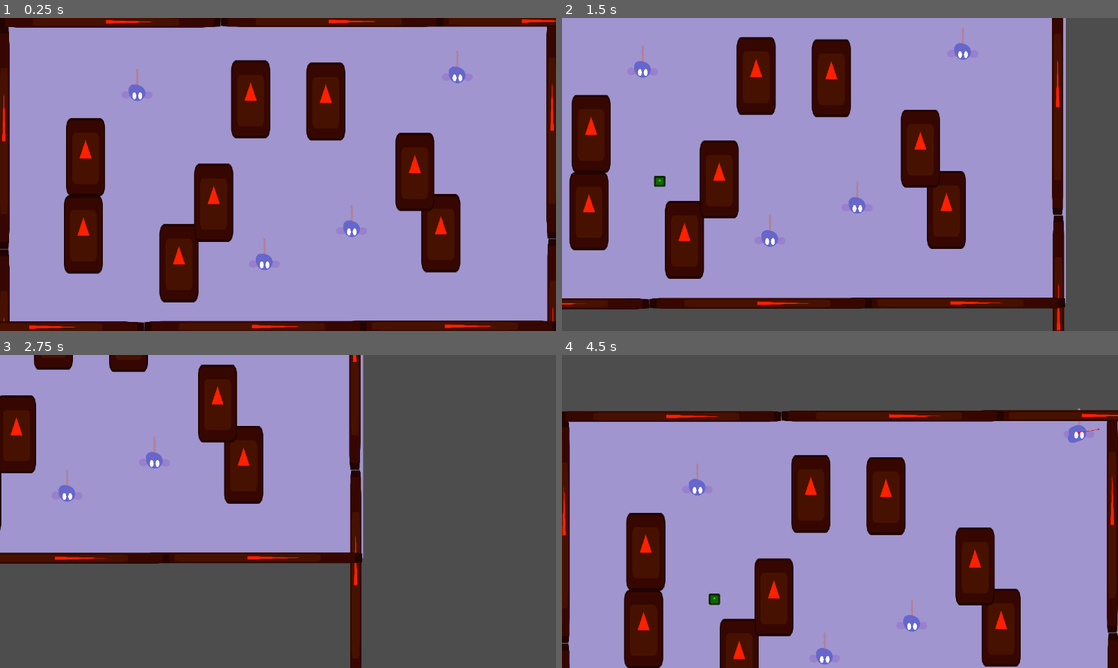
Above: before the commit, frames 1-4 (two rows, left to right).
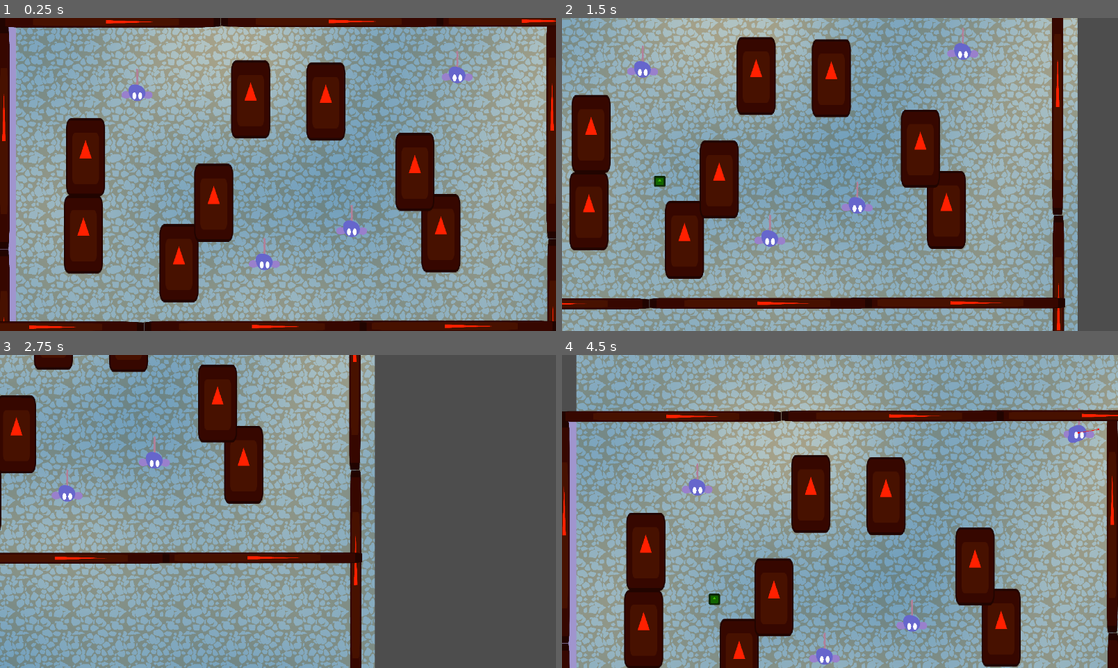
Above: after the commit, the same moments.

Repository: Sadathy/Wild-Jam-94
Game: Godot game, scene res://Scenes/Screens/tank.tscn
Two runs of this game, one before a commit and one after it. Both use one fixed random seed, a clock stepped at 60 frames per second and the inputs below. The engine's default icon, where the game draws it, is replaced by a stand-in: a white triangle on a blue panel in a dark square.
Inputs (mouse positions are in pixels of both pictures, inside the frame that each line leads up to):
- Up to frame 1 (0.25 s): no input
- Up to frame 2 (1.5 s): tap Enter at 0.5 s; move the mouse to (962, 158) at 0.52 s; hold D (right) 0.53-1.28 s; click (962, 158) at 0.67 s; move the mouse to (728, 190) at 1.27 s; hold Down (down) from 1.28 s (still down)
- Up to frame 3 (2.75 s): move the mouse to (333, 442) at 2.02 s; release Down (down) at 2.03 s; hold D (right) from 2.03 s (still down)
- Up to frame 4 (4.5 s): move the mouse to (812, 574) at 2.77 s; release D (right) at 2.78 s; hold W (up) 2.78-3.53 s; click (812, 574) at 2.92 s; move the mouse to (1006, 558) at 3.52 s; hold A (left) from 3.53 s (still down); move the mouse to (673, 464) at 4.27 s

The runs differ from the first frame. In frame 1, 72% of the frame differs, in the area x 2-100%, y 0-100%; in frame 2, 71%; in frame 3, 56%; in frame 4, 76%.

Commit message:
Added a temp basic background to the tank
It's not pretty yet, needs tweaking. The shader combines 2 different textures using a height map to decide which part is which colour.

Diff:
--- /dev/null
+++ b/game-jam-94/Resources/Shaders/tank_background.gdshader
@@ -0,0 +1,22 @@
+shader_type canvas_item;
+
+uniform float blend_amount : hint_range(0.0, 1.0, 0.1) = 0.2;
+uniform float height_map_scale : hint_range(0.0, 1.0, 0.1) = 0.2;
+uniform sampler2D texture1;
+uniform sampler2D texture2;
+uniform sampler2D heightmap : repeat_enable;
+uniform sampler2D noise_texture : repeat_enable;
+
+void fragment() {
+
+
+	float depth = texture(heightmap, UV / height_map_scale).r;
+	vec4 tex1 = texture(texture1, UV);
+	vec4 tex2 = texture(texture2, UV);
+	vec4 noise = texture(noise_texture, UV);
+
+float blend = step(blend_amount, depth);
+	vec4 blended_color = mix(tex2, tex1, blend);
+
+	COLOR = blended_color * noise;
+}
--- a/game-jam-94/Scenes/Entities/blob.tscn
+++ b/game-jam-94/Scenes/Entities/blob.tscn
@@ -14,8 +14,6 @@
 [sub_resource type="ShaderMaterial" id="ShaderMaterial_3sqwr"]
 shader = ExtResource("2_s6of7")
 shader_parameter/speed = 2.25200010697
-shader_parameter/cutoff = 0.15000000642648
-shader_parameter/smoothness = 0.0010000000475
 shader_parameter/fluid_cohesion = 16.198000531905002
 shader_parameter/number_of_blobs = 4
 shader_parameter/blob_velocity = Vector2(0, 0)
@@ -40,7 +38,6 @@
 region_rect = Rect2(-125, -125, 750, 750)
 
 [node name="Tentacle_Pivot" type="Node2D" parent="Blob_Base" unique_id=1416103212]
-rotation = -6.2831855
 
 [node name="Blob_Tentacle" parent="Blob_Base/Tentacle_Pivot" unique_id=1272147320 instance=ExtResource("4_6gmyd")]
 z_index = -1
--- /dev/null
+++ b/game-jam-94/Scenes/Screens/background.tscn
@@ -0,0 +1,57 @@
+[gd_scene format=3 uid="uid://c5j2v4wfyfaxc"]
+
+[ext_resource type="Shader" uid="uid://bl40n5o3eg81m" path="res://Resources/Shaders/tank_background.gdshader" id="1_yl2w0"]
+[ext_resource type="Texture2D" uid="uid://cafb4hets7cqw" path="res://Assets/Tank/Background/Height_Map.png" id="2_mjd34"]
+
+[sub_resource type="Gradient" id="Gradient_yl2w0"]
+colors = PackedColorArray(0.6343349, 0.8053628, 0.96077377, 1, 1, 1, 1, 1)
+
+[sub_resource type="FastNoiseLite" id="FastNoiseLite_mjd34"]
+noise_type = 3
+seed = 1
+frequency = 0.0051
+fractal_octaves = 4
+fractal_lacunarity = 1.0
+fractal_gain = 0.6
+
+[sub_resource type="NoiseTexture2D" id="NoiseTexture2D_6hu81"]
+noise = SubResource("FastNoiseLite_mjd34")
+color_ramp = SubResource("Gradient_yl2w0")
+
+[sub_resource type="Gradient" id="Gradient_kru5u"]
+offsets = PackedFloat32Array(0)
+colors = PackedColorArray(0.6509804, 0.63529414, 0.5411765, 1)
+
+[sub_resource type="GradientTexture1D" id="GradientTexture1D_i1xqt"]
+gradient = SubResource("Gradient_kru5u")
+
+[sub_resource type="Gradient" id="Gradient_i1xqt"]
+offsets = PackedFloat32Array(0)
+colors = PackedColorArray(0.69562364, 0.7668612, 0.76947427, 1)
+
+[sub_resource type="GradientTexture1D" id="GradientTexture1D_jvwvx"]
+gradient = SubResource("Gradient_i1xqt")
+
+[sub_resource type="ShaderMaterial" id="ShaderMaterial_e6n0k"]
+shader = ExtResource("1_yl2w0")
+shader_parameter/blend_amount = 1.0
+shader_parameter/height_map_scale = 0.10000000149012
+shader_parameter/texture1 = SubResource("GradientTexture1D_i1xqt")
+shader_parameter/texture2 = SubResource("GradientTexture1D_jvwvx")
+shader_parameter/heightmap = ExtResource("2_mjd34")
+shader_parameter/noise_texture = SubResource("NoiseTexture2D_6hu81")
+
+[sub_resource type="Gradient" id="Gradient_4rv1b"]
+
+[sub_resource type="GradientTexture2D" id="GradientTexture2D_w0bhj"]
+gradient = SubResource("Gradient_4rv1b")
+
+[node name="Background" type="Node2D" unique_id=906004517]
+
+[node name="TextureRect" type="TextureRect" parent="." unique_id=1056933484]
+material = SubResource("ShaderMaterial_e6n0k")
+offset_left = 2.0
+offset_top = 2.0
+offset_right = 66.0
+offset_bottom = 66.0
+texture = SubResource("GradientTexture2D_w0bhj")
--- a/game-jam-94/Scenes/Screens/tank.tscn
+++ b/game-jam-94/Scenes/Screens/tank.tscn
@@ -5,6 +5,7 @@
 [ext_resource type="Script" uid="uid://it4uubx22416" path="res://Scripts/Tank/tank_camera.gd" id="2_v6vig"]
 [ext_resource type="PackedScene" uid="uid://mkupknx1qkv1" path="res://Scenes/Interactables/Obstacle.tscn" id="5_8xn51"]
 [ext_resource type="PackedScene" uid="uid://vlhwiphklsmv" path="res://Scenes/Interactables/Wall.tscn" id="5_vah2e"]
+[ext_resource type="PackedScene" uid="uid://c5j2v4wfyfaxc" path="res://Scenes/Screens/background.tscn" id="6_vah2e"]
 
 [sub_resource type="NavigationPolygon" id="NavigationPolygon_v6vig"]
 vertices = PackedVector2Array(439, 180.39063, 599, 169, 601, 169, 601, 317, 431.10938, 209.89063, -91.90625, 139.89063, …(2029 unchanged characters)…
@@ -104,3 +105,8 @@
 
 [node name="Blob4" parent="." unique_id=1488285034 groups=["blobs"] instance=ExtResource("2_0gq6p")]
 position = Vector2(170, 126)
+
+[node name="Background" parent="." unique_id=906004517 instance=ExtResource("6_vah2e")]
+z_index = -2
+position = Vector2(-643.00006, -605)
+scale = Vector2(20, 20)
Binary file added: game-jam-94/Assets/Tank/Background/Height_Map.png
Not shown, added: game-jam-94/Assets/Tank/Background/Height_Map.png.import
Not shown, added: game-jam-94/Resources/Shaders/tank_background.gdshader.uid
